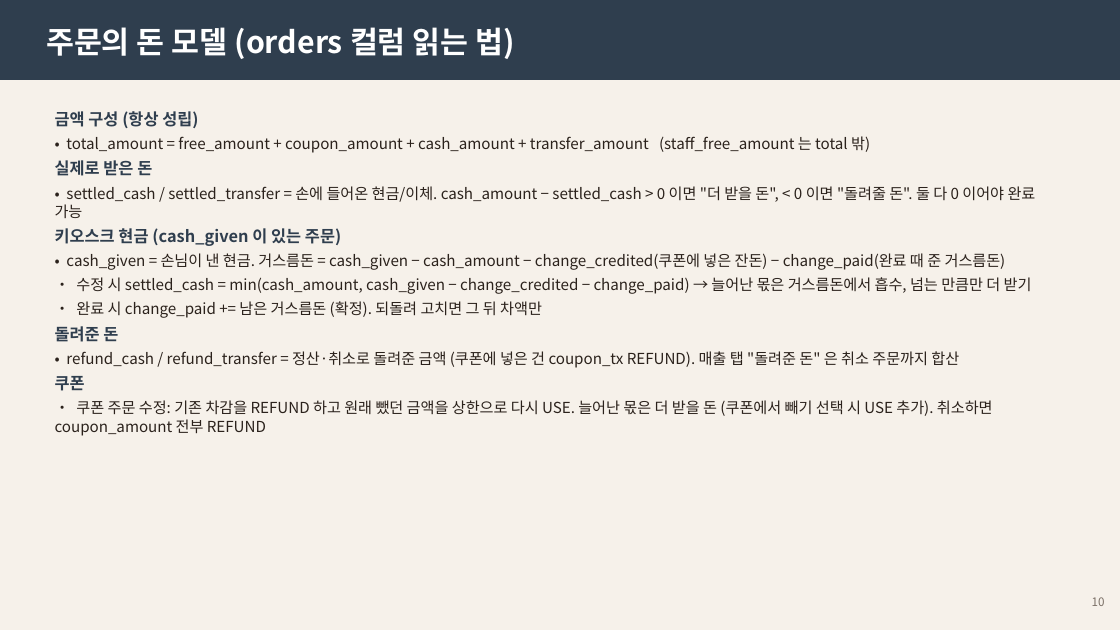
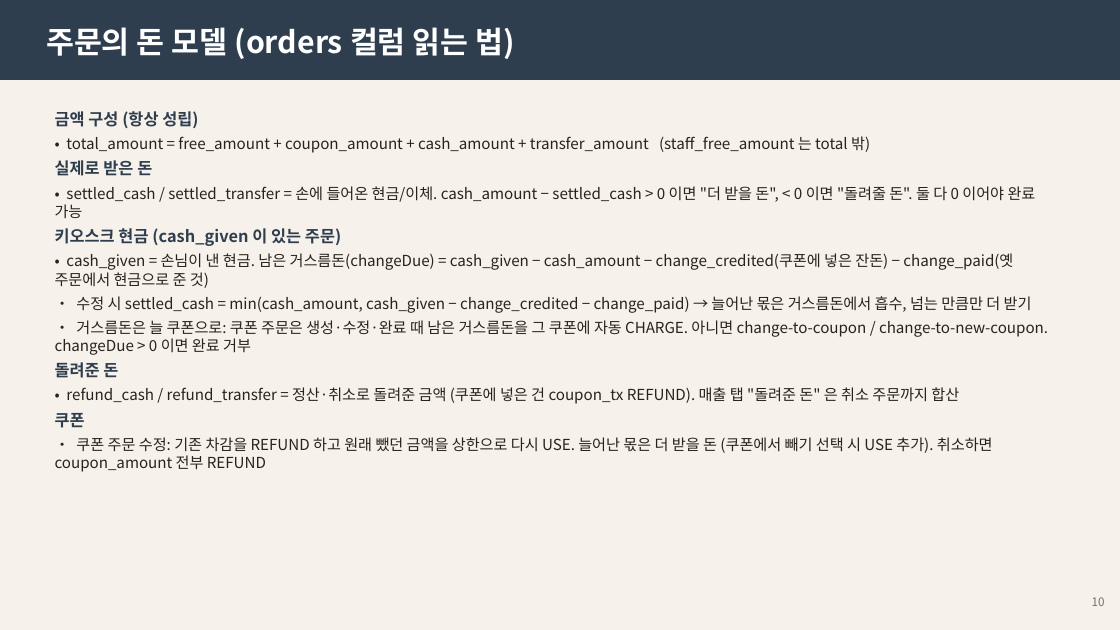
Before and after one commit to Danjjinbibbang/shine_kiosk, a slide deck: slide 10 of docs/manual/열린카페-운영자매뉴얼.pptx. Drawn at 1120x630 pixels with LibreOffice and Linux fonts; fonts in the diff are those of the drawing. Boxes give left, top, right and bottom in pixels: in the first picture for what was removed or moved away, otherwise in the second. Text is boxed around its words. In the diff, an @@ line names an element or a change of style, - is before the commit and + after.

```diff
--- a/docs/manual/열린카페-운영자매뉴얼.pptx
+++ b/docs/manual/열린카페-운영자매뉴얼.pptx
@@ text at [55, 253, 1013, 288]: text changed @@
-• cash_given = 손님이 낸 현금. 거스름돈 = cash_given − cash_amount − change_credited(쿠폰에 넣은 잔돈) − change_paid(완료 때 준 거스름돈)
+• cash_given = 손님이 낸 현금. 남은 거스름돈(changeDue) = cash_given − cash_amount − change_credited(쿠폰에 넣은 잔돈) − change_paid(옛 주문에서 현금으로 준 것)
@@ text at [55, 320, 1048, 355]: text changed @@
-• 완료 시 change_paid += 남은 거스름돈 (확정). 되돌려 고치면 그 뒤 차액만
+• 거스름돈은 늘 쿠폰으로: 쿠폰 주문은 생성·수정·완료 때 남은 거스름돈을 그 쿠폰에 자동 CHARGE. 아니면 change-to-coupon / change-to-new-coupon. changeDue > 0 이면 완료 거부
```
Also in this commit, not shown: 7 other slides changed, 43 other files.
